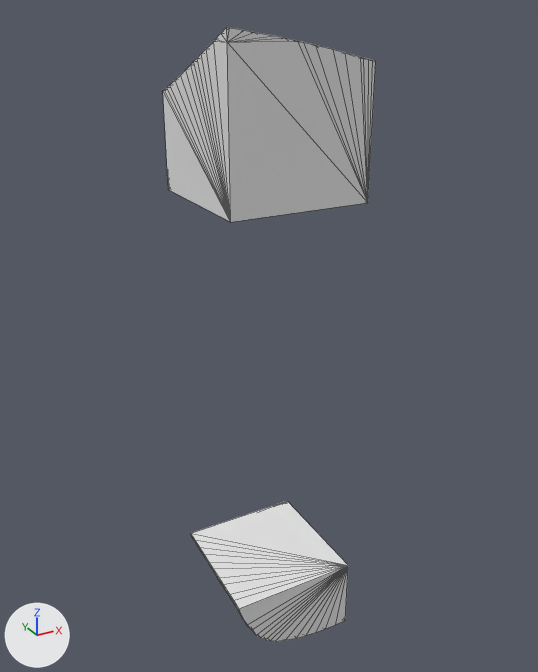
An edit to the glTF model assets/terrain/surface_pieces/surf_2_25.glb, drawn before and after from the same camera.
The view is the same before and after, from a camera (50 mm lens) standing at (-109.5, -39.63, -29.17) and looking at (-97.16, -17.2, -40.38). Every picture has the same lights, and +X, +Y and +Z are marked at lower left. The first picture is the older version. Mesh edges are drawn as thin lines. Where no turn or scale is listed for an object, it has been applied to the vertices.

In view in the first picture: 'layer_1', 'layer_5' and 1 more.
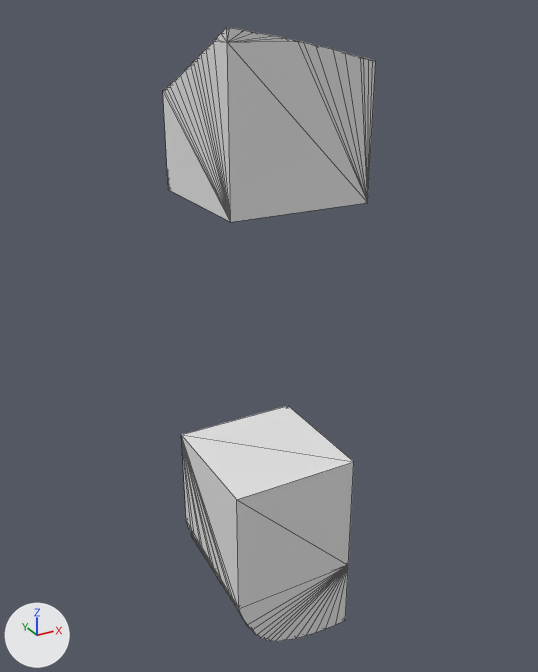
Location of each change, [x1, y1, x2, y2] in pixels of the pictures (538 x 672 px):
'layer_4', added
    after: [182, 406, 354, 609]
'layer_5', unchanged, covered by the edit
    before: [191, 501, 348, 642]
    after: [192, 536, 348, 642]

Edits to the bpy script that builds the scene:
```text
Add me_layer_4:
    me_layer_4.from_pydata(...)  # 35 vertices, 66 faces; spans x -100.0..-95.0, y -20.0..-15.0, z -50.0..-45.0
Add ob_layer_4:
    ob_layer_4 = bpy.data.objects.new('layer_4', me_layer_4)
    ob_layer_4.location = (0.0, 0.0, 0.0)
```
